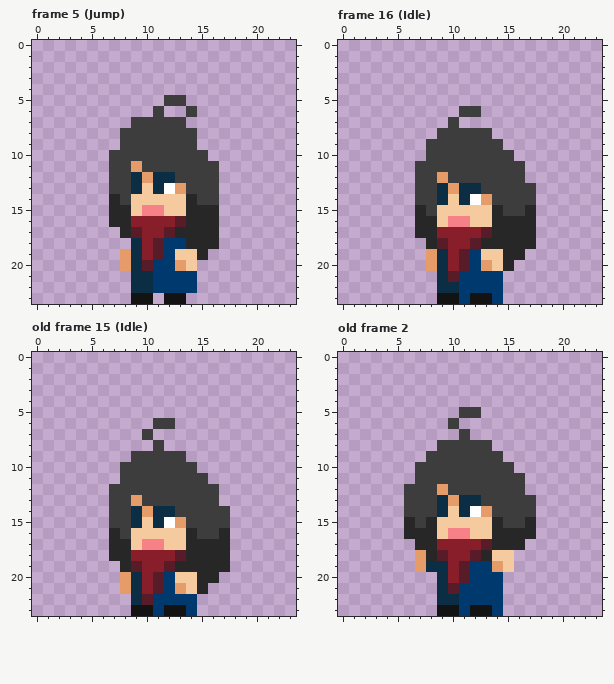
Pixel-art file -- art/player/girl.aseprite. Above is the file before it was changed.
24x24 pixels, 16 frames. Shown: frame 5 (Jump), frame 16 (Idle), old frame 15 (Idle), old frame 2. The commit also changed other frames, which this record leaves out.
The same view after the edit:
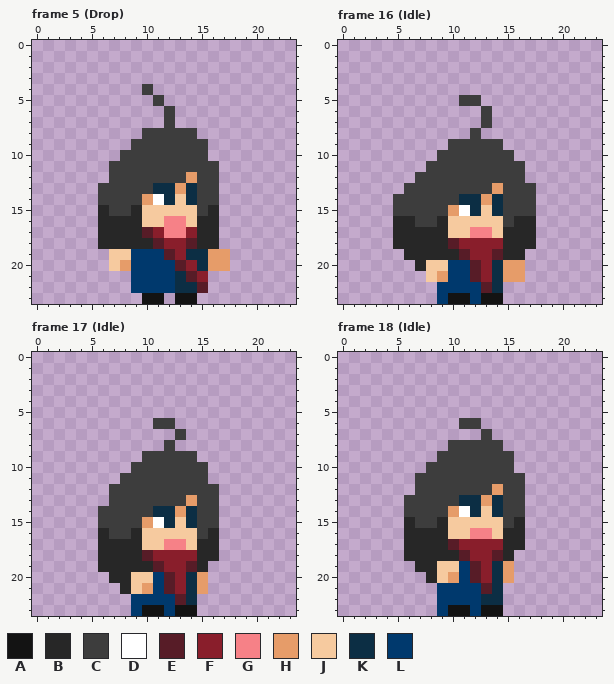
Palette (. is transparent): A #131313  B #272727  C #3d3d3d  D #ffffff  E #571c27  F #891e2b  G #f68187  H #e69c69  J #f6ca9f  K #0c2e44  L #00396d
A new or re-ordered frame is compared with the old frame closest to it.
Changes in this commit:
frames 16 -> 27
Changed rows in their new state; - is an unchanged pixel.
Frame 5 (Drop):
first column x 6:
 4 ----C-------
 5 -----C..----
 6 -----.C-.---
 7 ---...-.----
 8 --..--------
 9 --.------C--
10 -.----------
11 ---C--------
12 ---CCCC-H---
13 C--CC-K-K---
14 CC-CHDK-K---
15 BCCBJJ--JC--
16 B--BJJGGJ---
17 BB-BE-GGF---
18 BBBBB-FFE---
19 -JJLLLEFKKHH
20 -J-LL--EFKHH
21 ---LL--KEF--
22 ---LL--KKE--
23 ---.-A.-A---
Frame 16 (Idle):
first column x 5:
 5 ------CC-----
 6 ------..C----
 7 -----.--C----
 8 ----...-.----
 9 ---..--------
10 ---.---------
11 --.----------
12 ----C--------
13 -C--CCCC-H---
14 CC--CC-K-K---
15 CCC-CHDK-K--C
16 BBCCBJJ--JC--
17 BB--BJJGGJ---
18 BBB-BE-FFF---
19 -BBBBB-FFE---
20 --BJJLLEFKHH-
21 ---JHL-EFKHH-
22 ----LL--EK---
23 ----L-AL-A---
Frame 17 (Idle) is new; against old frame 15 (Idle):
first column x 6:
 7 ----.--C----
 8 -----.C-----
 9 ---.----C---
10 --.------C--
13 ---C----H---
14 C--CC--HK--.
15 C--CHDKJK--.
16 BC-B----J-B.
17 B--BJJGGJ--.
18 B--BE--FF--.
19 BB-BBEFFE-..
20 -BBJJLEFKH.-
21 --BJHLEFKH--
22 ---LL--EK---
23 ---L-AL-A---
Frame 18 (Idle) is new; against old frame 2:
first column x 6:
 5 -----..-----
 6 ----.CC-----
 7 -----.-C----
 8 ---.----C---
 9 --.------C--
10 -.----------
12 .--C----H---
13 ---CC--HK--.
14 ---CHDKJK--.
15 --CB----J-B.
16 ---BJJGGJ--.
17 B--BE--FF---
18 BB-BBEFFEB--
19 -BBJJLEFKH--
20 --BJHLEFKH--
21 ---LL--EK---
22 ---LL--KK---
23 ---L-AL-A---
Boxes around the changes in both pictures, in picture pixels (x1, y1, x2, y2):
changed: (98, 84, 230, 304)
changed: (393, 95, 536, 304)
changed: (98, 429, 230, 616)
changed: (404, 407, 536, 616)
